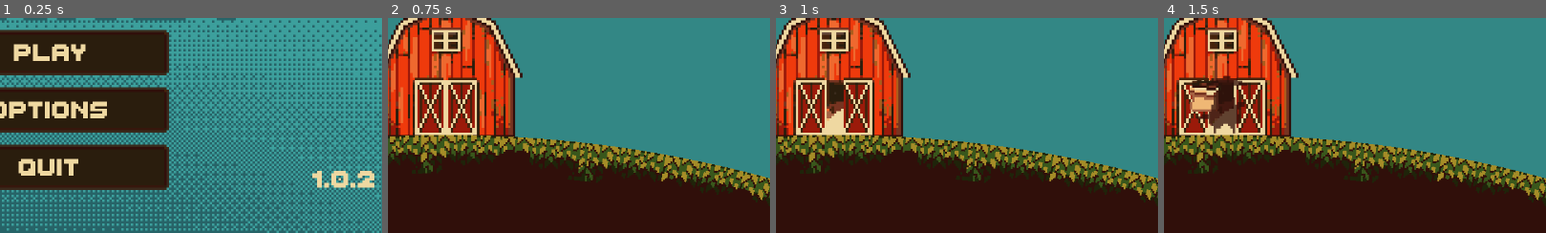
Above: before the commit, frames 1-4 (left to right).
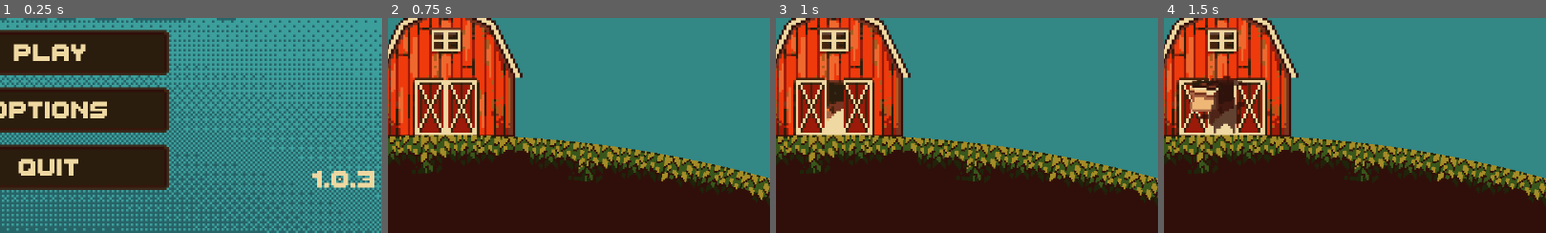
Above: after the commit, the same moments.

Repository: coderKillo/jam-gmtk-2025
Game: Godot game, scene res://base/menu/main_menu/main_menu.tscn
Same seed, same stepped clock (60 frames per second), same inputs: the game is played once before the commit and once after it.
Inputs (mouse positions are % of the whole screen's width and height, from its top left):
- Up to frame 1 (0.25 s): no input
- Up to frame 2 (0.75 s): click "Play" at 0.5 s
- Up to frame 3 (1 s): no input
- Up to frame 4 (1.5 s): move the mouse to (72, 45) at 1.27 s; press the mouse at (72, 45) at 1.28 s; hold Right (move_right) from 1.28 s (still down)
The pictures show only the part of the screen within x 44-94%, y 50-100%; the shares and areas given below are measured in that part.

The runs differ from the first frame. In frame 1, less than 0.1% of the frame differs, in the area x 93-98%, y 71-77%; in frame 2, nothing differs; in frame 3, nothing differs; in frame 4, nothing differs.

Commit message:
update 1.0.3

Diff:
--- a/game/entities/objects/plants/plant.gd
+++ b/game/entities/objects/plants/plant.gd
@@ -21,6 +21,7 @@
 var plant_type := Plants.BEET
 
 @onready var sprite: Sprite2D = $Sprite2D
+@onready var watered: Sprite2D = $Watered
 @onready var collision: CollisionShape2D = $Area2D/CollisionShape2D
 @onready var area: Area2D = $Area2D
 
@@ -39,6 +40,9 @@
 func _on_day_time_changed(_day_time):
 	collision.disabled = false
 
+	if current_stage == Stages.KILL:
+		queue_free()
+
 
 func _on_day_changed(_day):
 	if current_stage == Stages.EMPTY:
@@ -48,6 +52,7 @@
 	if is_watered:
 		_next_stage()
 	is_watered = false
+	watered.hide()
 
 
 func harvest():
@@ -81,6 +86,7 @@
 		return
 	collision.disabled = true
 	is_watered = true
+	watered.show()
 
 
 func _next_stage():
--- a/game/entities/objects/plants/plant.tscn
+++ b/game/entities/objects/plants/plant.tscn
@@ -1,7 +1,8 @@
-[gd_scene load_steps=4 format=3 uid="uid://bu5x716gkextr"]
+[gd_scene load_steps=5 format=3 uid="uid://bu5x716gkextr"]
 
 [ext_resource type="Script" uid="uid://bku0f7dp8rjxo" path="res://game/entities/objects/plants/plant.gd" id="1_k6npq"]
 [ext_resource type="Texture2D" uid="uid://b4s4crj15hpxx" path="res://assets/FarmingCrops16x16/Crop_Spritesheet.png" id="2_fvanm"]
+[ext_resource type="Texture2D" uid="uid://dxc7baamaguyd" path="res://assets/self-made/watered.png" id="3_hrfnm"]
 
 [sub_resource type="RectangleShape2D" id="RectangleShape2D_f6x8u"]
 size = Vector2(12, 16)
@@ -14,9 +15,15 @@
 texture = ExtResource("2_fvanm")
 hframes = 12
 vframes = 10
-frame = 17
+frame = 9
+
+[node name="Watered" type="Sprite2D" parent="."]
+visible = false
+position = Vector2(0, -8)
+texture = ExtResource("3_hrfnm")
 
 [node name="Area2D" type="Area2D" parent="."]
+visible = false
 collision_layer = 3
 
 [node name="CollisionShape2D" type="CollisionShape2D" parent="Area2D"]
--- a/game/entities/player/player.tscn
+++ b/game/entities/player/player.tscn
@@ -515,7 +515,7 @@
 sprite_frames = SubResource("SpriteFrames_p5qu6")
 animation = &"idle"
 autoplay = "run"
-frame_progress = 0.845514
+frame_progress = 0.291384
 
 [node name="CollisionShape2D" type="CollisionShape2D" parent="CharacterBody2D"]
 position = Vector2(0, -17)
--- a/project.godot
+++ b/project.godot
@@ -11,7 +11,7 @@
 [application]
 
 config/name="Looping Planet"
-config/version="1.0.2"
+config/version="1.0.3"
 run/main_scene="uid://cmmq3qk054d8m"
 config/features=PackedStringArray("4.4", "GL Compatibility")
 config/icon="uid://qmsexcevnq2c"
Binary file changed: assets/self-made/water_can_sheet.png
Binary file added: assets/self-made/watered.png
Not shown, added: assets/self-made/watered.png.import
